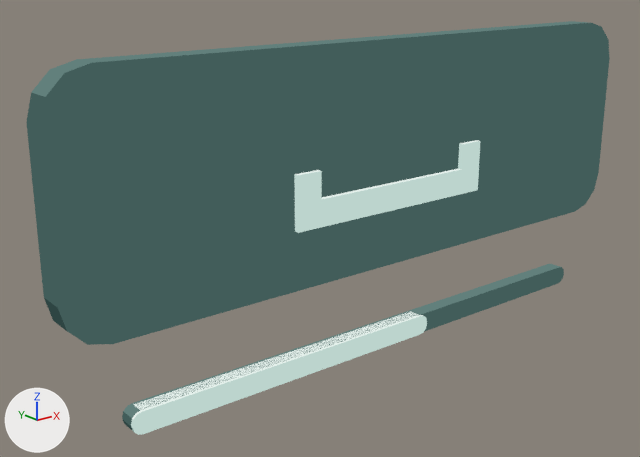
What one commit did to the glTF model Assets/TD2/Screen3D/Kit07/celadon/Key_SpaceHold.gltf.
The view is the same before and after, from a camera (50 mm lens) standing at (-2.19, -2.31, 1.21) and looking at (-0.21, 0.16, 0.22). Lighting does not change. The marker at lower left points along +X, +Y and +Z. The picture after the commit comes second. Vertices at exactly the same position are counted once.

The scene before the commit, as lines of its bpy script (objects in view):
```python
me_key_spacehold_003 = bpy.data.meshes.new('Key_SpaceHold.003')
me_key_spacehold_003.from_pydata(...)  # 168 vertices, 312 faces; spans x -1.3..1.3, y -0.02..0.1, z -0.25..0.92
# faces by material slot: [98, 64, 30, 64, 16, 40]
me_key_spacehold_003.materials.append(mat_k07_celadon_panel_dark)
me_key_spacehold_003.materials.append(mat_k07_celadon_panel)
me_key_spacehold_003.materials.append(mat_k07_celadon_panel_light)
me_key_spacehold_003.materials.append(mat_k07_celadon_graphite_dark)
me_key_spacehold_003.materials.append(mat_k07_celadon_graphite_light)
me_key_spacehold_003.materials.append(mat_k07_celadon_graphite)
ob_key_spacehold_baked = bpy.data.objects.new('Key_SpaceHold_baked', me_key_spacehold_003)
ob_key_spacehold_baked.location = (0.0, 0.0, 0.0)
```
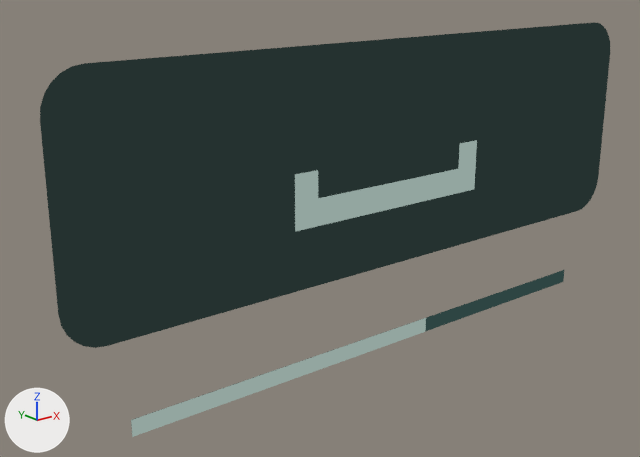
The change, as a diff of the scene's bpy script:
```diff
--- a/Assets/TD2/Screen3D/Kit07/celadon/Key_SpaceHold.gltf.py
+++ b/Assets/TD2/Screen3D/Kit07/celadon/Key_SpaceHold.gltf.py
@@ mat_k07_celadon_sign @@
+mat_k07_celadon_sign = bpy.data.materials.new('K07_celadon_sign')
+# nodes: BsdfTransparent, Emission, LightPath, MixShader, OutputMaterial
+# colours: grey #93a6a0
@@ mat_k07_celadon_sign_plate @@
+mat_k07_celadon_sign_plate = bpy.data.materials.new('K07_celadon_sign_plate')
+# nodes: BsdfTransparent, Emission, LightPath, MixShader, OutputMaterial
+# colours: dark grey #253230
@@ me_key_spacehold_003 @@
 # used by ob_key_spacehold_baked; location = (0.0, 0.0, 0.0)
-me_key_spacehold_003.from_pydata(...)  # 168 vertices, 312 faces; spans x -1.3..1.3, y -0.02..0.1, z -0.25..0.92
-me_key_spacehold_003.materials.append(mat_k07_celadon_panel)
-me_key_spacehold_003.materials.append(mat_k07_celadon_panel_light)
+me_key_spacehold_003.from_pydata(...)  # 60 vertices, 52 faces; spans x -1.3..1.3, y 0.0, z -0.25..0.92
+# me_key_spacehold_003 part 1: the loose piece of 32 vertices spanning x -1.3..1.3, y 0.0..0.1, z 0.08..0.92 is rebuilt with 28 vertices and now spans x -1.3..1.3, y 0.0, z 0.08..0.92, in mat_k07_celadon_sign_plate
+# me_key_spacehold_003 part 2: the loose piece of 32 vertices spanning x -1.1..0.2, y -0.01..0.05, z -0.25..-0.17 is deleted
+# me_key_spacehold_003 part 3: the loose piece of 8 vertices spanning x -0.05..0.05, y -0.02..0.0, z 0.3..0.4 is deleted
+# me_key_spacehold_003 part 4
+# 40 vertices are removed from x -0.45..0.45, y -0.02..0.0, z 0.3..0.5
+# 120 faces are deleted
+# 22 new faces join them, mat_k07_celadon_sign
+# me_key_spacehold_003 part 5
+# 30 vertices are removed from x -1.1..1.1, y 0.0..0.06, z -0.25..-0.17
+# 60 faces are deleted
+# 6 vertices are added at (-1.1, 0.0, -0.25), (0.2, 0.0, -0.25), (0.2, 0.0, -0.19), (-1.1, 0.0, -0.25), (1.1, 0.0, -0.25), (-1.1, 0.0, -0.19)
+# 2 new faces join them, mat_k07_celadon_sign
+# 2 new faces join them, mat_k07_celadon_graphite_dark
+# me_key_spacehold_003 part 6: 13 faces spanning x -0.45..0.45, y 0.0, z 0.3..0.5 switch from mat_k07_celadon_panel_dark to mat_k07_celadon_sign
 me_key_spacehold_003.materials.append(mat_k07_celadon_graphite_dark)
-me_key_spacehold_003.materials.append(mat_k07_celadon_graphite_light)
-me_key_spacehold_003.materials.append(mat_k07_celadon_graphite)
+me_key_spacehold_003.materials.append(mat_k07_celadon_sign_plate)
```

Pixel boxes (x1, y1, x2, y2) of what changed, in the pictures (640 x 457 px):
'Key_SpaceHold_baked', reshaped: before (26, 21, 610, 435); after (40, 22, 610, 437)
part 1 of me_key_spacehold_003, rebuilt: before (26, 21, 610, 345); after (40, 22, 610, 348)
part 2 of me_key_spacehold_003, deleted: before (131, 312, 427, 435)
part 3 of me_key_spacehold_003, deleted: before (383, 180, 406, 212)
part 4 of me_key_spacehold_003, cut back: before (294, 140, 480, 233); after (295, 165, 476, 232)
part 5 of me_key_spacehold_003, cut back: before (122, 264, 564, 431); after (131, 270, 564, 437)
part 6 of me_key_spacehold_003, recoloured: after (295, 140, 477, 221)
